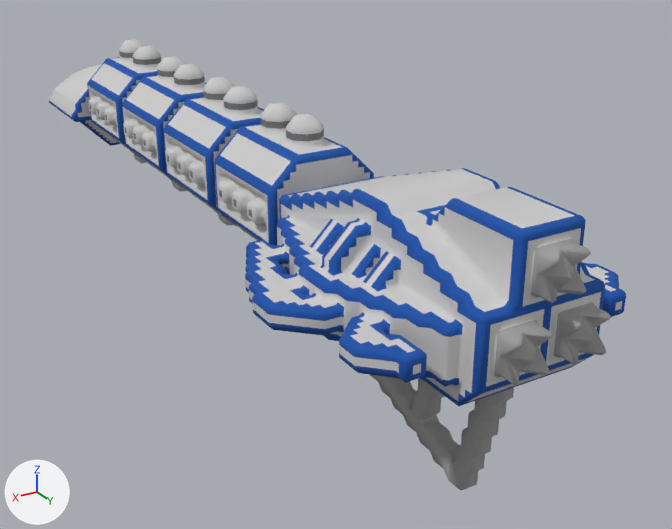
The OBJ model src/jsMain/resources/meshes/diadochi-5-aedon-class.obj: old version first, new version second.
Both versions are drawn from a camera (50 mm lens) standing at (62.6, 139.8, 70.4) and looking at (-13.1, 13.6, 7.3). The axes (+X, +Y, +Z) are drawn at lower left. The lights are the same throughout. Where no turn or scale is listed for an object, it has been applied to the vertices.

Names of what the first picture shows: 'diadochi-5-aedon-class'.
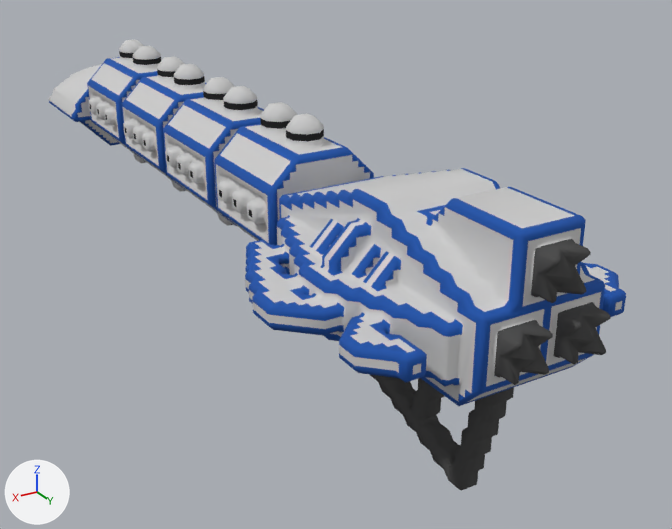
Patch to the scene script:
```diff
--- a/src/jsMain/resources/meshes/diadochi-5-aedon-class.obj.py
+++ b/src/jsMain/resources/meshes/diadochi-5-aedon-class.obj.py
@@ me_diadochi_5_aedon_class @@
 # used by ob_diadochi_5_aedon_class; location = (0.0, 0.0, 0.0)
-me_diadochi_5_aedon_class.from_pydata(...)  # 6813 vertices, 12834 faces; spans x -22.0..22.0, y -81.0..80.0, z 0.0..38.0
+me_diadochi_5_aedon_class.from_pydata(...)  # 6814 vertices, 12824 faces; spans x -22.0..22.0, y -81.0..80.0, z 0.0..38.0
+# me_diadochi_5_aedon_class part 1: 242 vertices moved from x -20.0..16.0, y -81.0..79.0, z 13.0..37.0 to x -20.0..16.0, y -81.0..80.0, z 13.0..37.0; 150 vertices removed from x -20.0..19.0, y -78.0..80.0, z 0.0..37.0; 151 vertices added at x -19.0..20.0, y -70.0..80.0, z 0.0..37.0
+# me_diadochi_5_aedon_class part 2: 1116 kept faces spanning x -16.0..14.0, y -80.0..80.0, z 0.0..36.0 get new texture (UV) coordinates
 me_diadochi_5_aedon_class.materials.append(mat_diadochi_5_aedon_class)
```

Pixel boxes [x1, y1, x2, y2] of what changed, in the pictures (672 x 529 px; the box of a moved part takes in the faces that stretch with it):
part 1 of me_diadochi_5_aedon_class, moved or reshaped
    before: [49, 40, 626, 491]
    after: [49, 49, 626, 491]
part 2 of me_diadochi_5_aedon_class, surface changed (grey to black)
    both: [98, 58, 611, 476]
